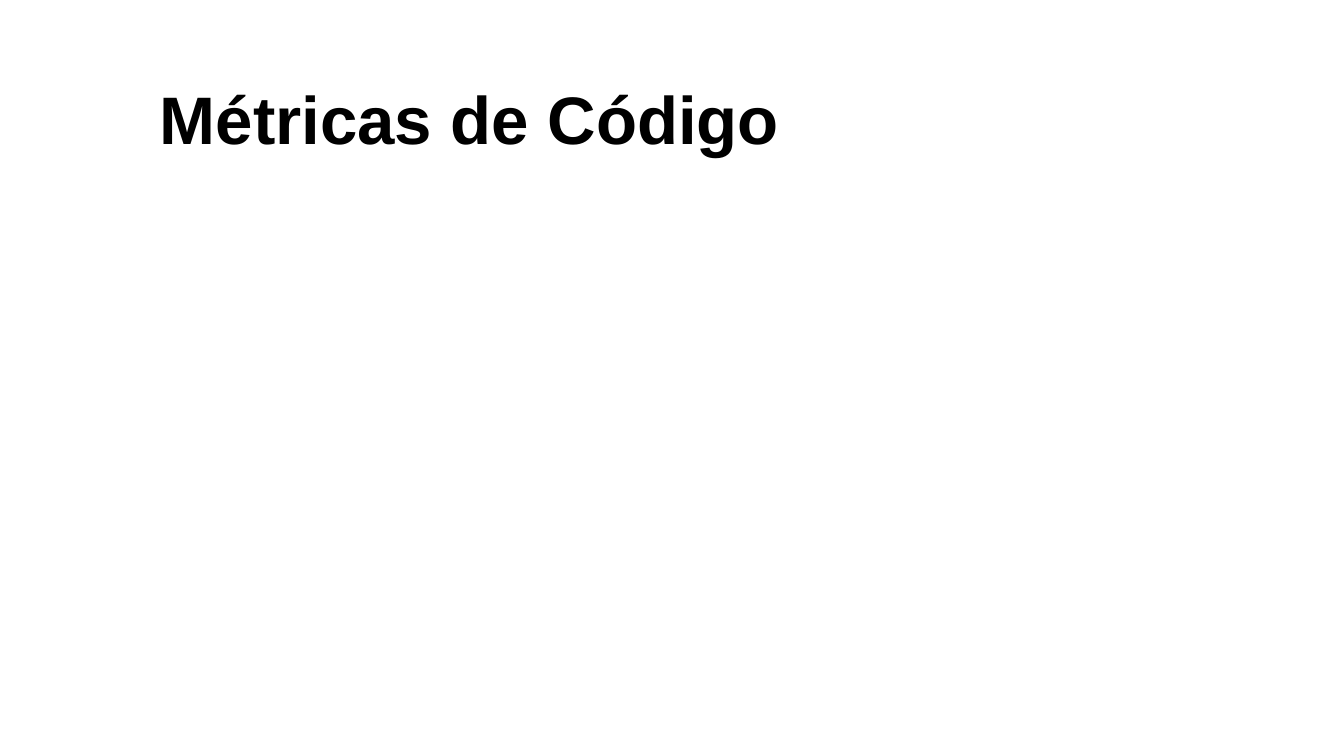
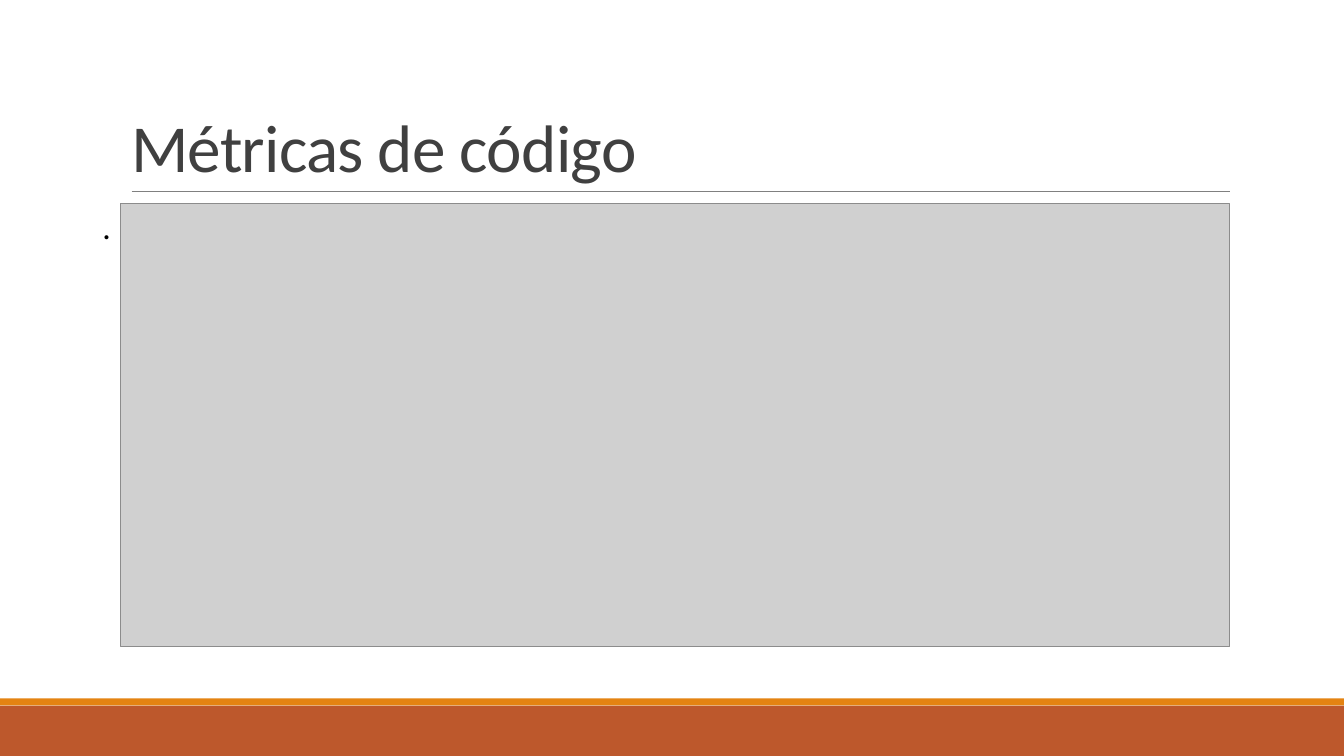
Before and after one commit to gutorc92/apresentacaoTCU, a slide deck: slide 3 of apresentacao.pptx. Drawn at 1344x756 pixels with LibreOffice and Linux fonts; fonts in the diff are those of the drawing; grey boxes stand for pictures; background and template pictures are left out. Boxes give left, top, right and bottom in pixels: in the first picture for what was removed or moved away, otherwise in the second. Text is boxed around its words. In the diff, an @@ line names an element or a change of style, - is before the commit and + after.

```diff
--- a/apresentacao.pptx
+++ b/apresentacao.pptx
@@ title at [131,125,637,184]: text changed; font Arial to Calibri; text colour #000000 to #404040; bold off @@
-Métricas de Código
+Métricas de código
@@ text added at [93,202,1252,682], 24 pt, text #000000 @@
+.
@@ picture added at [121,204,1230,647] @@
@@ line added from (132, 192) to (1231, 192), #808080 0.5 pt @@
@@ rectangle added at [0,706,1344,756], fill #BD582C @@
@@ rectangle added at [0,699,1344,706], fill #E48312 @@
```
Also in this commit, not shown: 9 other slides changed, 5 slides added, 5 slides removed, 5 other files.
